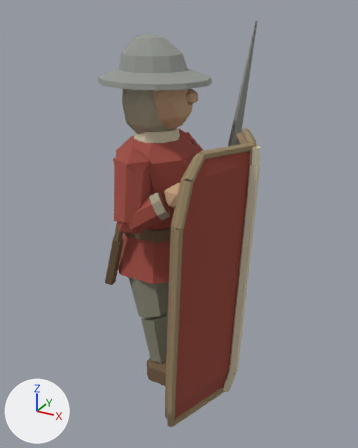
The glTF model assets/3d/models/units/infantry_pavise.glb, before and after one commit.
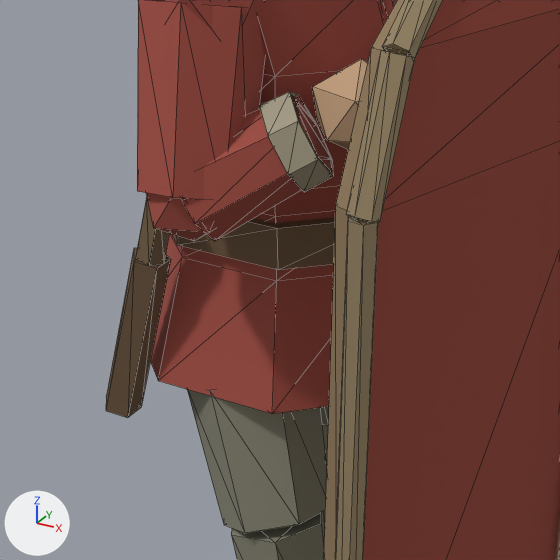
There are two pictures of each version: one whole from a 50 mm lens placed at (1.282, -2.104, 1.953), pointed at (0.165, -0.074, 0.938), one close up on the part from 21% to 66% of the width and 37% to 73% of the height. Lighting does not change. The marker at lower left points along +X, +Y and +Z. The older version's two pictures come first. The close-ups show mesh edges as thin lines. Vertices at exactly the same position are counted once.

The first close-up shows 'infantry_pavise_hose', 'infantry_pavise_leather', 'infantry_pavise_oak_dark', 'infantry_pavise_padded_linen', 'infantry_pavise_shield_edge', 'infantry_pavise_skin', 'infantry_pavise_team_cloth', 'infantry_pavise_team_paint' and 1 more.
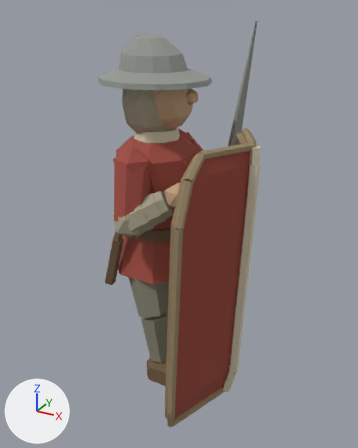
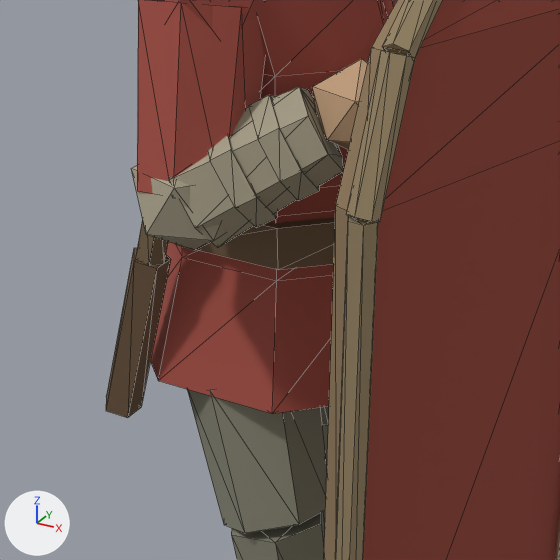
What differs and where, as boxes [x1, y1, x2, y2] in the close-ups (560 x 560 px):
'infantry_pavise_padded_linen', reshaped: before [259, 92, 333, 192]; after [131, 87, 343, 250]
part 1 of me_cone_345, added (beige): after [131, 165, 225, 250]
part 2 of me_cone_345, rebuilt: before [259, 92, 333, 192]; after [248, 95, 319, 201]
part 3 of me_cone_345, added (beige): after [169, 87, 343, 248]
part 4 of me_cone_345, added (beige): after [208, 135, 277, 228]
part 5 of me_pavisier_padded_jack, deleted (red): before [181, 96, 331, 241]
part 6 of me_pavisier_padded_jack, deleted (red): before [146, 193, 215, 241]

The change, as a list of edits to the scene's bpy script:
```text
Change me_cone_345:
    used by ob_infantry_pavise_padded_linen; location = (0.0, 0.0, 0.0)
    remove me_cone_345.from_pydata(...)  # 70 vertices, 128 faces; spans x -0.173..0.222, y -0.29..0.386, z 1.004..1.71
    add me_cone_345.from_pydata(...)  # 150 vertices, 264 faces; spans x -0.173..0.235, y -0.375..0.445, z 0.922..1.71
    me_cone_345 part 1: a new loose piece, an icosphere of 20 faces spanning x -0.06..0.1, y -0.375..-0.225, z 0.922..1.098, in mat_padded_linen (beige #aaa28b)
    me_cone_345 part 2: the loose piece of 14 vertices spanning x 0.085..0.202, y -0.29..-0.156, z 1.021..1.154 is rebuilt with 14 vertices and now spans x 0.07..0.187, y -0.302..-0.159, z 1.009..1.151
    me_cone_345 part 3: a new loose piece of 14 vertices spanning x -0.034..0.213, y -0.369..-0.149, z 0.943..1.161, in mat_padded_linen (beige #aaa28b)
    me_cone_345 part 4: a new loose piece of 14 vertices spanning x 0.013..0.14, y -0.34..-0.184, z 0.971..1.126, in mat_padded_linen (beige #aaa28b)
    other edits to the shape of me_cone_345 do not show in these pictures
Change me_pavisier_padded_jack:
    used by ob_infantry_pavise_team_cloth; location = (0.0, 0.0, 0.0)
    remove me_pavisier_padded_jack.from_pydata(...)  # 216 vertices, 368 faces; spans x -0.245..0.245, y -0.372..0.435, z 0.65..1.35
    add me_pavisier_padded_jack.from_pydata(...)  # 164 vertices, 280 faces; spans x -0.245..0.245, y -0.372..0.427, z 0.65..1.35
    me_pavisier_padded_jack part 5: the loose piece of 14 vertices spanning x -0.028..0.198, y -0.36..-0.161, z 0.951..1.149 is deleted
    me_pavisier_padded_jack part 6: the loose piece of 12 vertices spanning x -0.046..0.086, y -0.363..-0.237, z 0.936..1.084 is deleted
    other edits to the shape of me_pavisier_padded_jack do not show in these pictures
```
